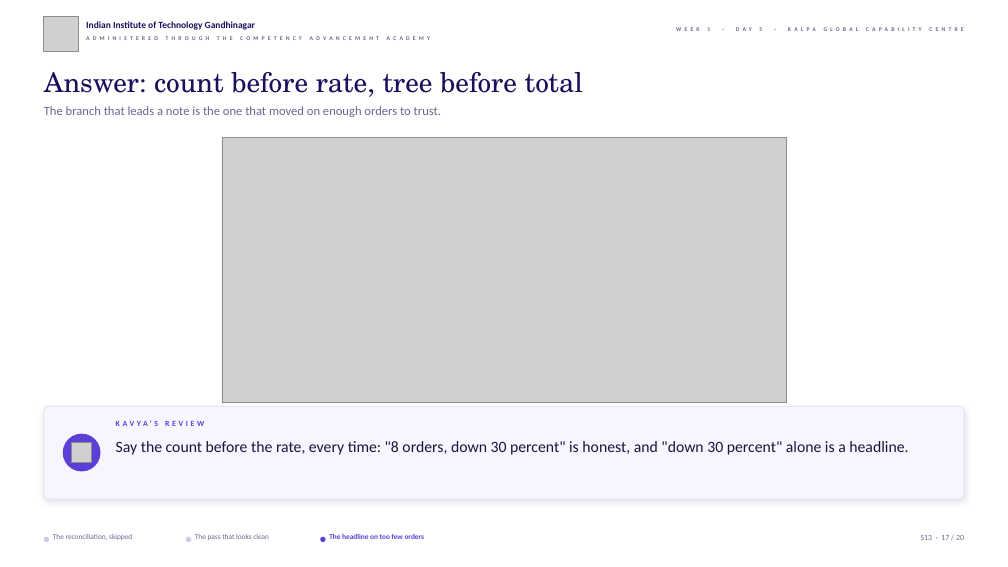
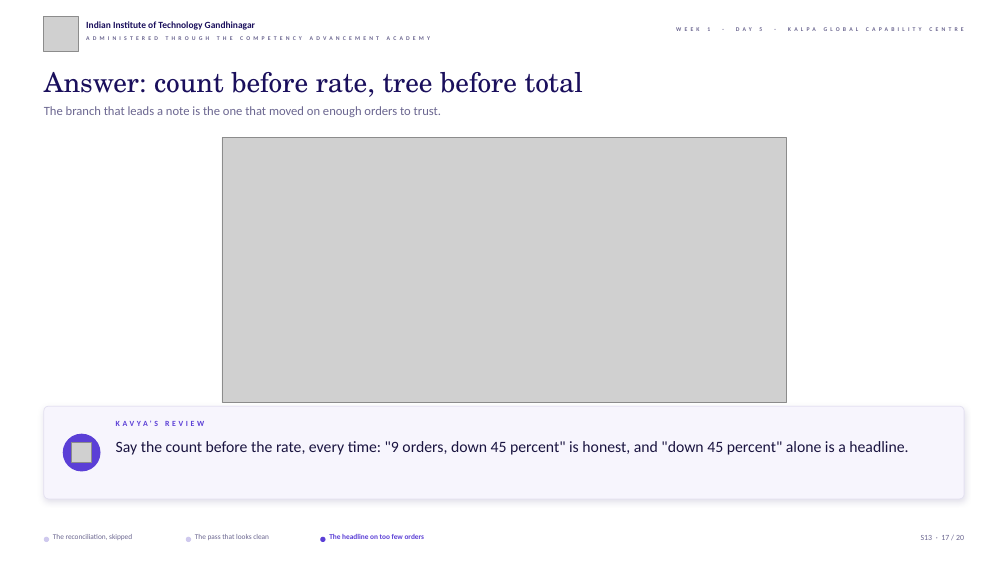
Before and after one commit to fde-academy-lab/c2-content-factory, a slide deck: slide 17 of content/W01/D5/slides/C2_W01_D05_debrief_STUDENT.pptx. Drawn at 1008x567 pixels with LibreOffice and Linux fonts; fonts in the diff are those of the drawing; grey boxes stand for pictures; background and template pictures are left out. Boxes give left, top, right and bottom in pixels: in the first picture for what was removed or moved away, otherwise in the second. Text is boxed around its words. In the diff, an @@ line names an element or a change of style, - is before the commit and + after.

```diff
--- a/content/W01/D5/slides/C2_W01_D05_debrief_STUDENT.pptx
+++ b/content/W01/D5/slides/C2_W01_D05_debrief_STUDENT.pptx
@@ text at (116, 441, 908, 455): text changed @@
-Say the count before the rate, every time: "8 orders, down 30 percent" is honest, and "down 30 percent" alone is a headline.
+Say the count before the rate, every time: "9 orders, down 45 percent" is honest, and "down 45 percent" alone is a headline.
```
Also in this commit, not shown: 3 other slides changed, 7 other files.
